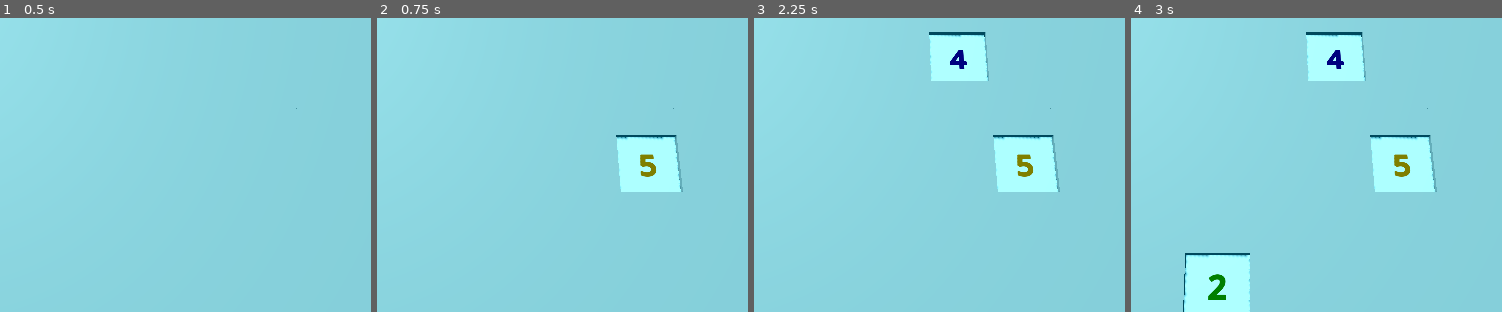
Above: before the commit, frames 1-4 (left to right).
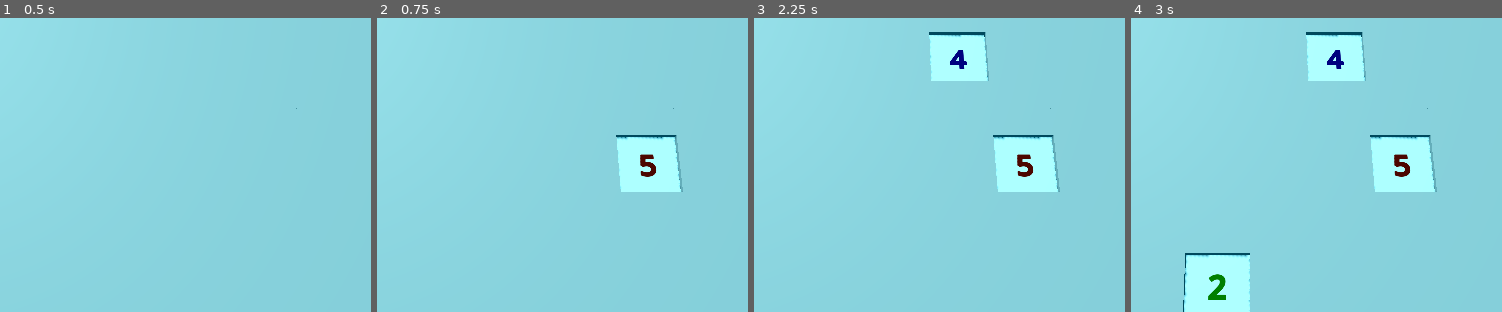
Above: after the commit, the same moments.

Repository: Blubtastic/godot_minesweeper
Game: Godot game, scene res://main.tscn
Same seed, same stepped clock (60 frames per second), same inputs: the game is played once before the commit and once after it.
Inputs (mouse positions are % of the whole screen's width and height, from its top left):
- Up to frame 1 (0.5 s): no input
- Up to frame 2 (0.75 s): tap Enter at 0.5 s; move the mouse to (74, 45) at 0.52 s; click (74, 45) at 0.67 s
- Up to frame 3 (2.25 s): tap Space at 1.25 s; move the mouse to (28, 56) at 1.27 s; click (28, 56) at 1.42 s; tap Enter at 2 s; move the mouse to (61, 26) at 2.02 s; click (61, 26) at 2.17 s
- Up to frame 4 (3 s): tap Space at 2.75 s; move the mouse to (45, 72) at 2.77 s; click (45, 72) at 2.92 s
The pictures show only the part of the screen within x 34-84%, y 21-71%; the shares and areas given below are measured in that part.

Frame 1 is identical in both runs. In frame 2, 0.2% of the frame differs, in the area x 70-76%, y 46-55%; in frame 3, 0.2%; in frame 4, 0.2%.

Commit message:
fix: number color tweaks

Diff:
--- a/area_3d.gd
+++ b/area_3d.gd
@@ -4,11 +4,10 @@
 	Color(0, 0.5, 0),
 	Color(1,0,0),
 	Color(0,0,0.5),
-	Color(0.5,0.5,0),
+	Color(0.3, 0.05, 0),
 	Color(0,0.4,0.5),
 	Color(0,0,0),
-	Color(0,0,0),
-	Color(0,0,0),
+	Color(0.5,0.5,0.5)
 ]
 
 func get_nearby_mine_count():
@@ -34,5 +33,6 @@
 				cube.reveal_cube()
 	else:
 		$"../Label3D".text = nearbyMinesNumber
-		$"../Label3D".modulate = colors[nearbyMines-1]
-		$"../Label3D".outline_modulate = colors[nearbyMines-1]
+		var index = nearbyMines - 1 if nearbyMines < colors.size()-1 else 0
+		$"../Label3D".modulate = colors[index]
+		$"../Label3D".outline_modulate = colors[index]
